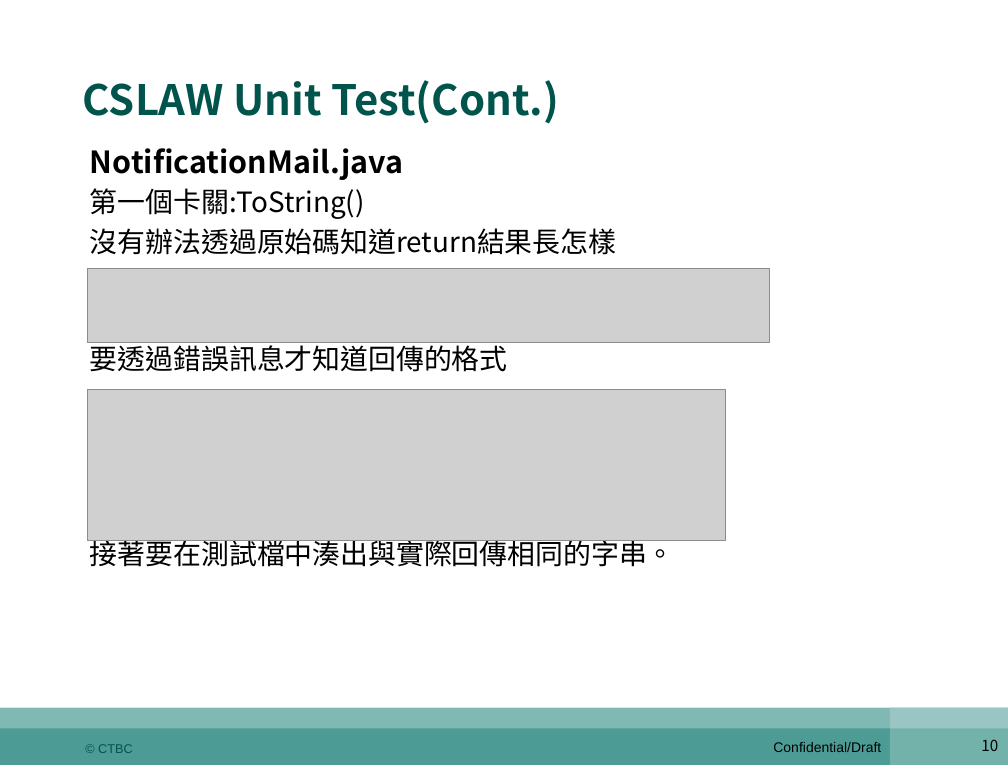
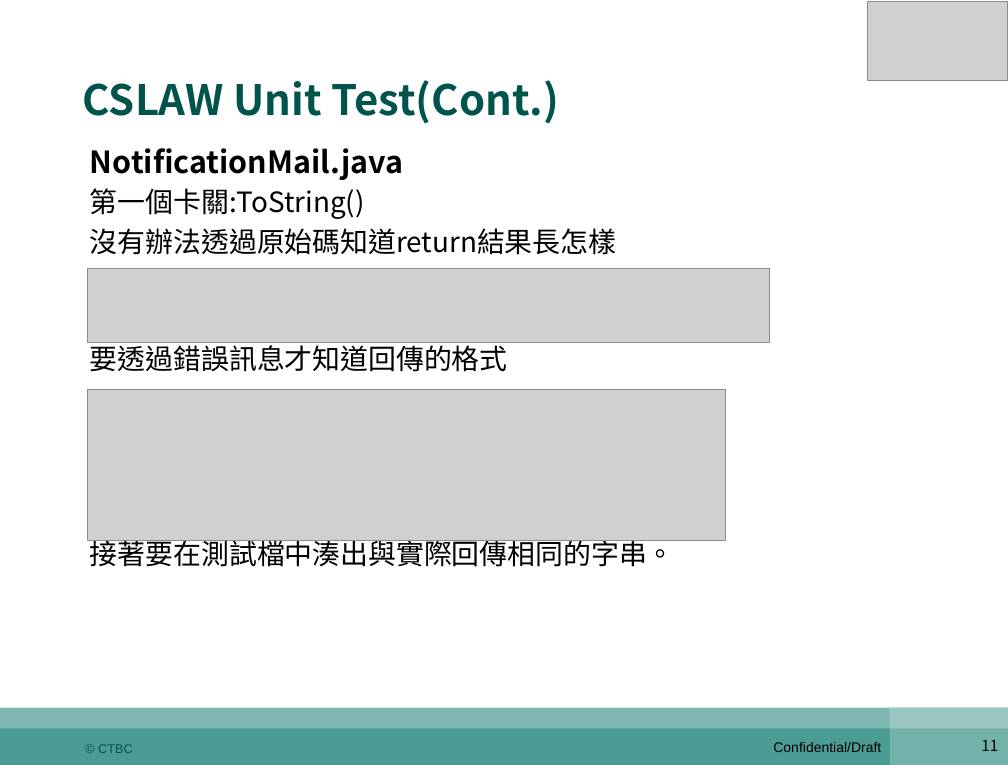
Before and after one commit to shaven105/duh, a slide deck: slide 11 of newest0526.pptx (slide 10 before the commit). Drawn at 1008x765 pixels with LibreOffice and Linux fonts; fonts in the diff are those of the drawing; grey boxes stand for pictures. Boxes give left, top, right and bottom in pixels: in the first picture for what was removed or moved away, otherwise in the second. Text is boxed around its words. In the diff, an @@ line names an element or a change of style, - is before the commit and + after.

```diff
--- a/newest0526.pptx
+++ b/newest0526.pptx
@@ picture added at (x1=868, y1=1, x2=1008, y2=80) @@
@@ page number at (x1=981, y1=740, x2=998, y2=751): text changed @@
-10
+11
```
Also in this commit, not shown: 15 other slides changed, 1 slide added, 1 slide removed, 4 other files.
